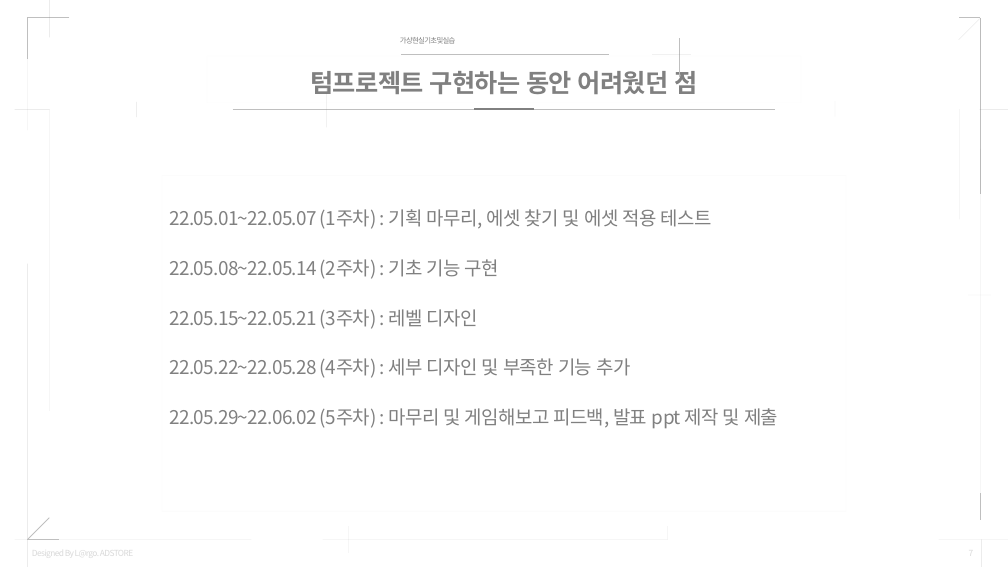
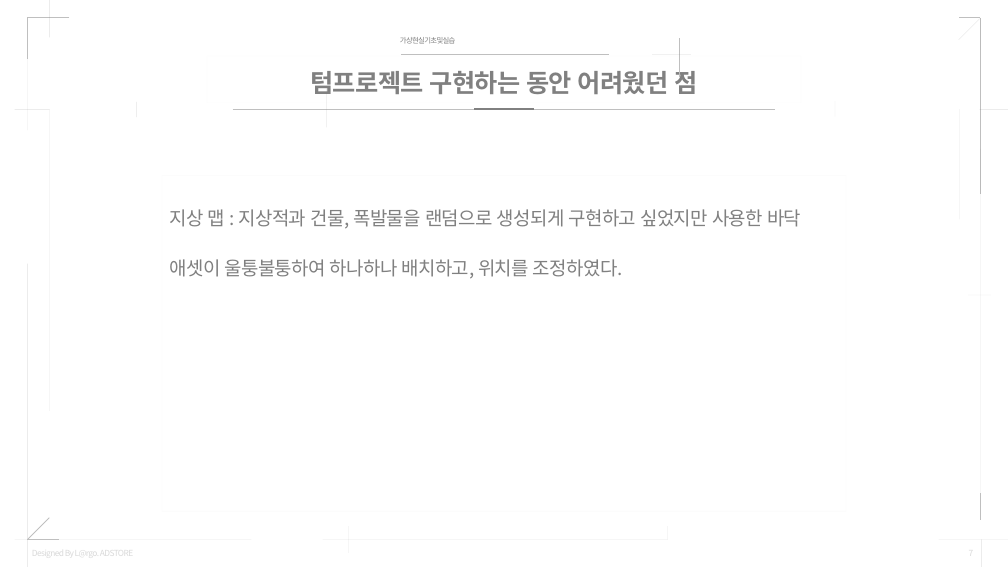
Before and after one commit to Mellow1213/VRProject_2022_1, a slide deck: slide 7 of 텀프로젝트_결과발표_20205220이바다20205262최예찬.pptx. Drawn at 1008x567 pixels with LibreOffice and Linux fonts; fonts in the diff are those of the drawing. Boxes give left, top, right and bottom in pixels: in the first picture for what was removed or moved away, otherwise in the second. Text is boxed around its words. In the diff, an @@ line names an element or a change of style, - is before the commit and + after.

```diff
--- a/텀프로젝트_결과발표_20205220이바다20205262최예찬.pptx
+++ b/텀프로젝트_결과발표_20205220이바다20205262최예찬.pptx
@@ text in rectangle at <box>170,209,801,279</box>: text changed @@
-22.05.01~22.05.07 (1주차) : 기획 마무리, 에셋 찾기 및 에셋 적용 테스트
-22.05.08~22.05.14 (2주차) : 기초 기능 구현
-22.05.15~22.05.21 (3주차) : 레벨 디자인
-22.05.22~22.05.28 (4주차) : 세부 디자인 및 부족한 기능 추가
-22.05.29~22.06.02 (5주차) : 마무리 및 게임해보고 피드백, 발표 ppt 제작 및 제출
+지상 맵 : 지상적과 건물, 폭발물을 랜덤으로 생성되게 구현하고 싶었지만 사용한 바닥 애셋이 울퉁불퉁하여 하나하나 배치하고, 위치를 조정하였다.
```
Also in this commit, not shown: 5 other files.
